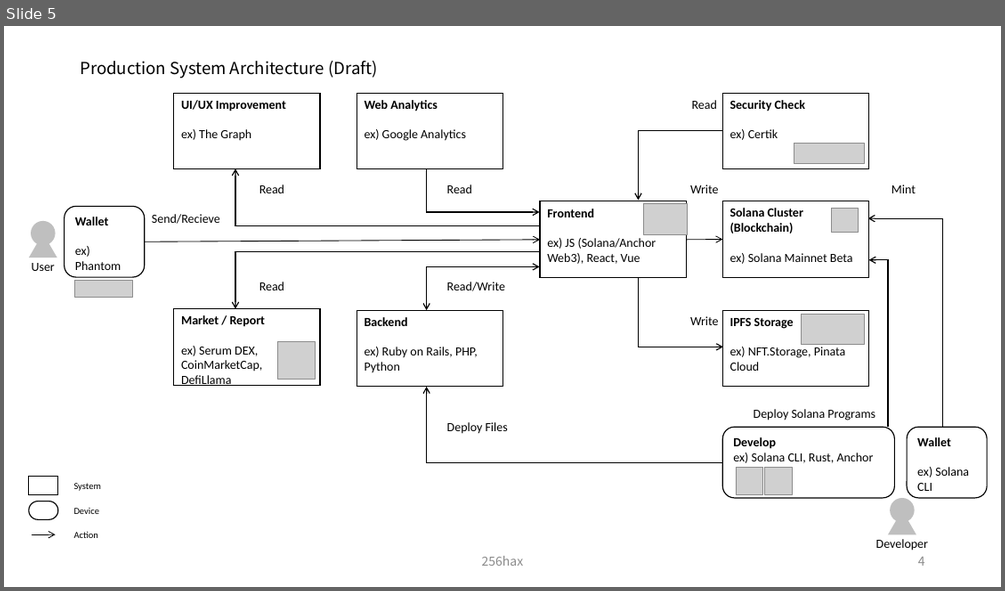
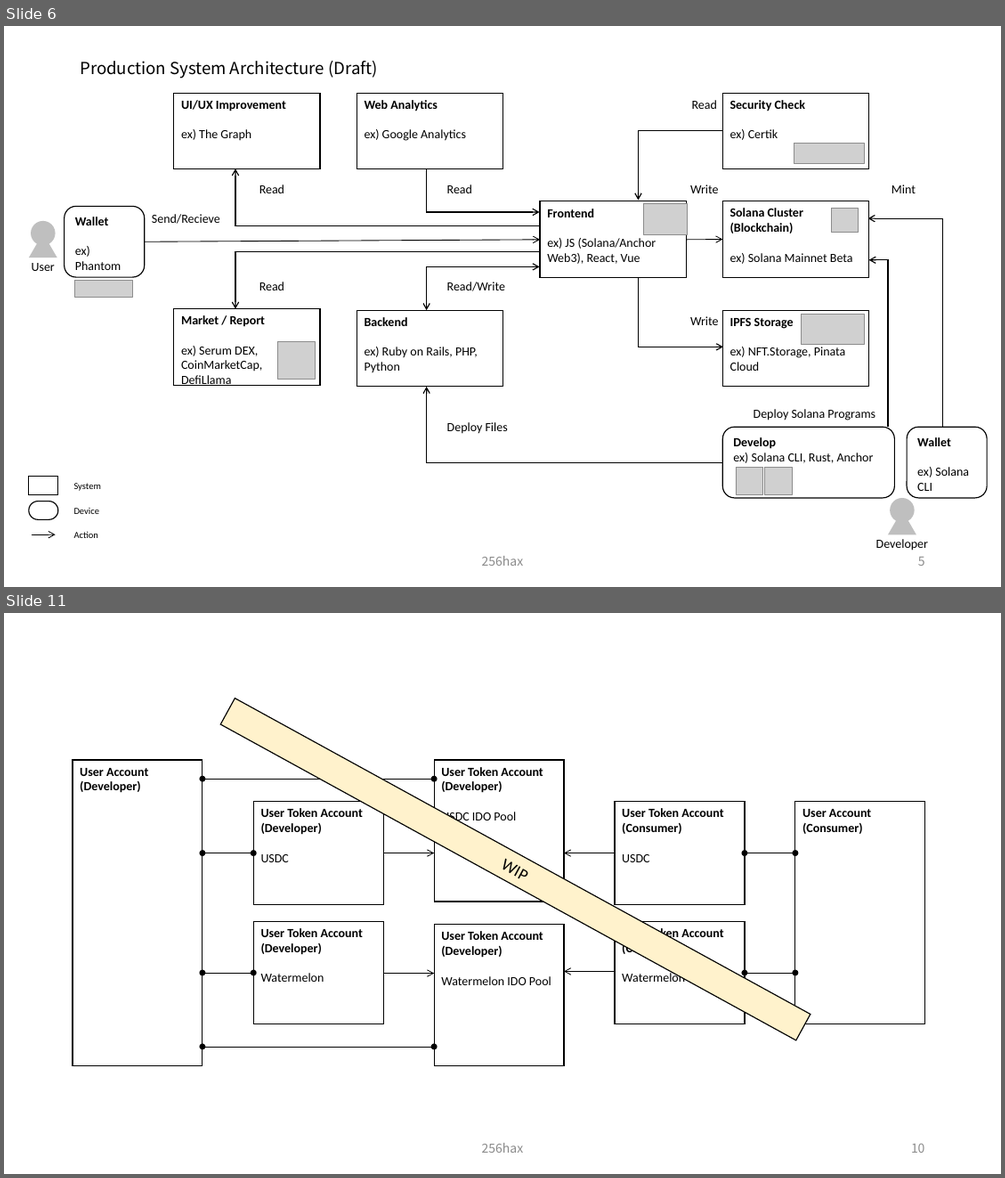
Before and after one commit to SmartGru25/Solana-React-Minimal, a slide deck: docs/Solana_Blockchain_Outline_Figure.pptx. Shown one above the other, each under a label of ours: slide 5 before the commit, slides 6 and 11 after it; the slides between them are not shown. The pictures are 1005x591 and 1005x1178 pixels, drawn with LibreOffice and Linux fonts; fonts in the diff are those of the drawing; grey boxes stand for pictures. Boxes give left, top, right and bottom in pixels: in the first picture for what was removed or moved away, otherwise in the second. Text is boxed around its words. In the diff, an @@ line names an element or a change of style, - is before the commit and + after.

```diff
--- a/docs/Solana_Blockchain_Outline_Figure.pptx
+++ b/docs/Solana_Blockchain_Outline_Figure.pptx
@@ slide 11 added at [4,613,1001,1174], background #FFFFFF @@
@@ rectangle added at [220,698,810,1041], fill #FFF2CC, outline #000000 1 pt, 16 pt, text #000000 @@
+WIP
@@ rectangle added at [73,760,202,1065], outline #000000 1 pt, 12 pt, text #000000, bold @@
+User Account (Developer)
@@ rectangle added at [434,760,564,900], outline #000000 1 pt, 12 pt, text #000000, bold @@
+User Token Account (Developer)
+USDC IDO Pool
@@ double arrow added from (202, 779) to (434, 779), #000000 0.75 pt @@
@@ rectangle added at [254,802,384,905], outline #000000 1 pt, 12 pt, text #000000, bold @@
+User Token Account (Developer)
+USDC
@@ rectangle added at [615,802,745,905], outline #000000 1 pt, 12 pt, text #000000, bold @@
+User Token Account (Consumer)
+USDC
@@ rectangle added at [795,802,925,1024], outline #000000 1 pt, 12 pt, text #000000, bold @@
+User Account (Consumer)
@@ double arrow added from (202, 853) to (254, 853), #000000 0.75 pt @@
@@ arrow added from (383, 853) to (434, 853), #000000 0.75 pt @@
@@ arrow added from (615, 853) to (564, 853), #000000 0.75 pt @@
@@ double arrow added from (744, 853) to (795, 853), #000000 0.75 pt @@
@@ rectangle added at [254,921,384,1024], outline #000000 1 pt, 12 pt, text #000000, bold @@
+User Token Account (Developer)
+Watermelon
@@ rectangle added at [434,925,564,1065], outline #000000 1 pt, 12 pt, text #000000, bold @@
+User Token Account (Developer)
+Watermelon IDO Pool
@@ rectangle added at [615,921,745,1024], outline #000000 1 pt, 12 pt, text #000000, bold @@
+User Token Account (Consumer)
+Watermelon
@@ double arrow added from (202, 973) to (254, 973), #000000 0.75 pt @@
@@ arrow added from (383, 973) to (434, 973), #000000 0.75 pt @@
@@ arrow added from (615, 971) to (564, 971), #000000 0.75 pt @@
@@ double arrow added from (744, 973) to (795, 973), #000000 0.75 pt @@
@@ double arrow added from (202, 1046) to (434, 1046), #000000 0.75 pt @@
@@ text added at [482,1143,524,1152], 12 pt, text #8C8C8C @@
+256hax
@@ page number added at [911,1143,925,1152], 12 pt, text #8C8C8C @@
+10
@@ what was slide 5 is now slide 6 @@
@@ page number at [918,556,925,565]: text changed @@
-4
+5
```
Also in this commit, not shown: 3 slides changed, 3 other slides added, 1 other file.
